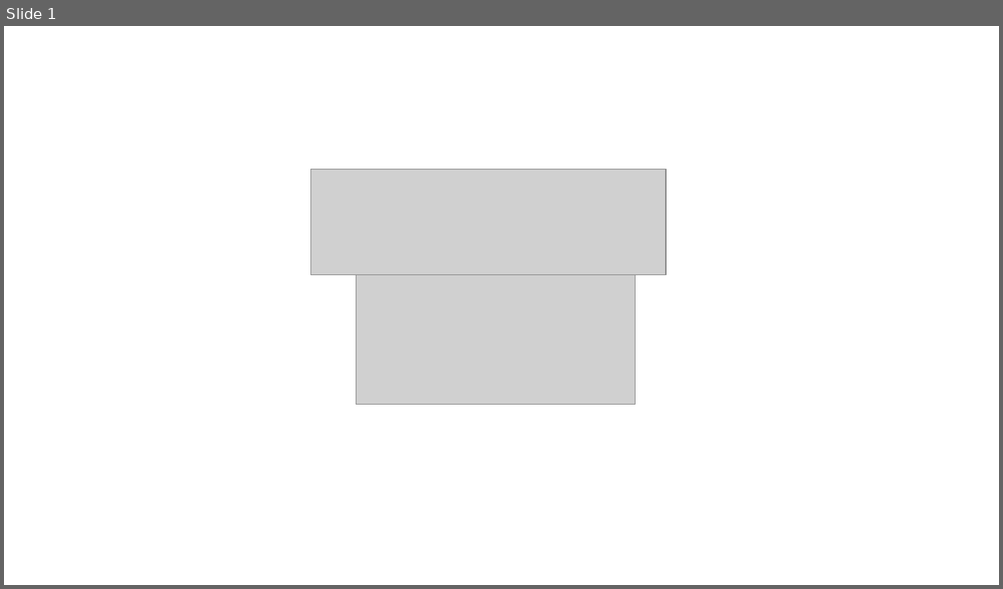
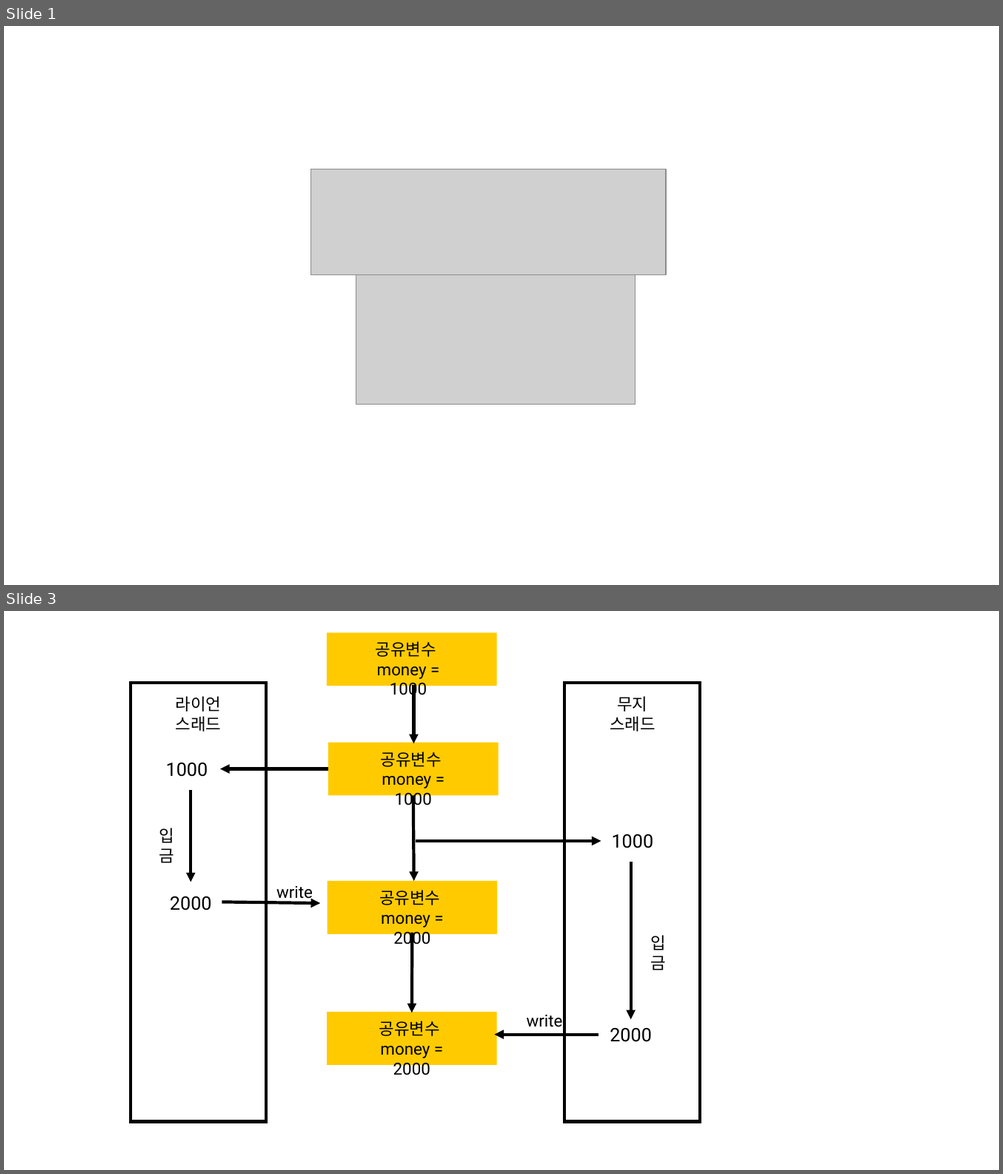
Before and after one commit to KoEonYack/Tistory-Coveant, a slide deck: Article/OperatingSystem/데드락_파이썬/img/image.pptx. Shown one above the other, each under a label of ours: slide 1 before the commit, slides 1 and 3 after it; the slides between them are not shown. The pictures are 1003x589 and 1003x1174 pixels, drawn with LibreOffice and Linux fonts; fonts in the diff are those of the drawing; grey boxes stand for pictures; background and template pictures are left out. Boxes give left, top, right and bottom in pixels: in the first picture for what was removed or moved away, otherwise in the second. Text is boxed around its words. In the diff, an @@ line names an element or a change of style, - is before the commit and + after.

```diff
--- a/Article/OperatingSystem/데드락_파이썬/img/image.pptx
+++ b/Article/OperatingSystem/데드락_파이썬/img/image.pptx
@@ slide 3 added at <box>4,611,999,1170</box>, background #FFFFFF @@
@@ rectangle added at <box>327,632,496,686</box>, fill #FFCB00 @@
@@ text added at <box>375,641,436,700</box>, 16 pt, text #000000 @@
+공유변수
+money = 1000
@@ rectangle added at <box>131,684,267,1123</box>, outline #000000 3 pt @@
@@ text added at <box>176,696,222,732</box>, 16 pt, text #000000 @@
+라이언 스래드
@@ arrow added from (414, 685) to (414, 743), #000000 3 pt @@
@@ rectangle added at <box>564,684,700,1123</box>, outline #000000 3 pt @@
@@ text added at <box>609,696,655,732</box>, 16 pt, text #000000 @@
+무지 스래드
@@ rectangle added at <box>328,742,498,795</box>, fill #FFCB00 @@
@@ text added at <box>166,763,208,777</box>, 18 pt, text #000000 @@
+1000
@@ text added at <box>381,752,441,809</box>, 16 pt, text #000000 @@
+공유변수
+money = 1000
@@ arrow added from (328, 769) to (220, 769), #000000 3 pt @@
@@ arrow added from (190, 790) to (190, 883), #000000 3 pt @@
@@ arrow added from (413, 795) to (414, 881), #000000 3 pt @@
@@ text added at <box>159,828,175,863</box>, 16 pt, text #000000 @@
+입금
@@ arrow added from (416, 841) to (601, 841), #000000 3 pt @@
@@ text added at <box>612,834,654,849</box>, 18 pt, text #000000 @@
+1000
@@ arrow added from (631, 863) to (631, 1020), #000000 3 pt @@
@@ text added at <box>170,897,212,911</box>, 18 pt, text #000000 @@
+2000
@@ text added at <box>276,886,313,903</box>, 16 pt, text #000000 @@
+write
@@ rectangle added at <box>327,881,497,934</box>, fill #FFCB00 @@
@@ text added at <box>379,890,440,948</box>, 16 pt, text #000000 @@
+공유변수
+money = 2000
@@ arrow added from (222, 902) to (320, 903), #000000 3 pt @@
@@ arrow added from (412, 933) to (412, 1013), #000000 3 pt @@
@@ text added at <box>651,935,666,971</box>, 16 pt, text #000000 @@
+입금
@@ rectangle added at <box>327,1012,497,1065</box>, fill #FFCB00 @@
@@ text added at <box>379,1021,440,1079</box>, 16 pt, text #000000 @@
+공유변수
+money = 2000
@@ text added at <box>526,1015,563,1028</box>, 16 pt, text #000000 @@
+write
@@ text added at <box>609,1028,652,1042</box>, 18 pt, text #000000 @@
+2000
@@ arrow added from (599, 1035) to (494, 1035), #000000 3 pt @@
```
Also in this commit, not shown: 1 other slide added, 3 other files.
